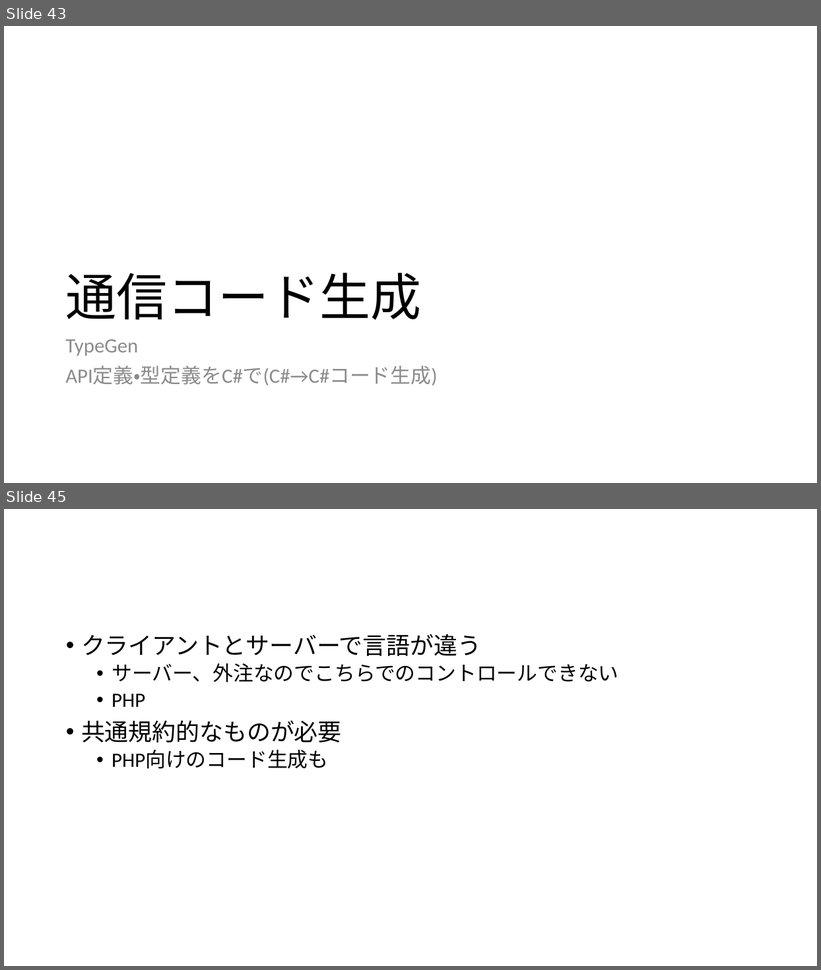
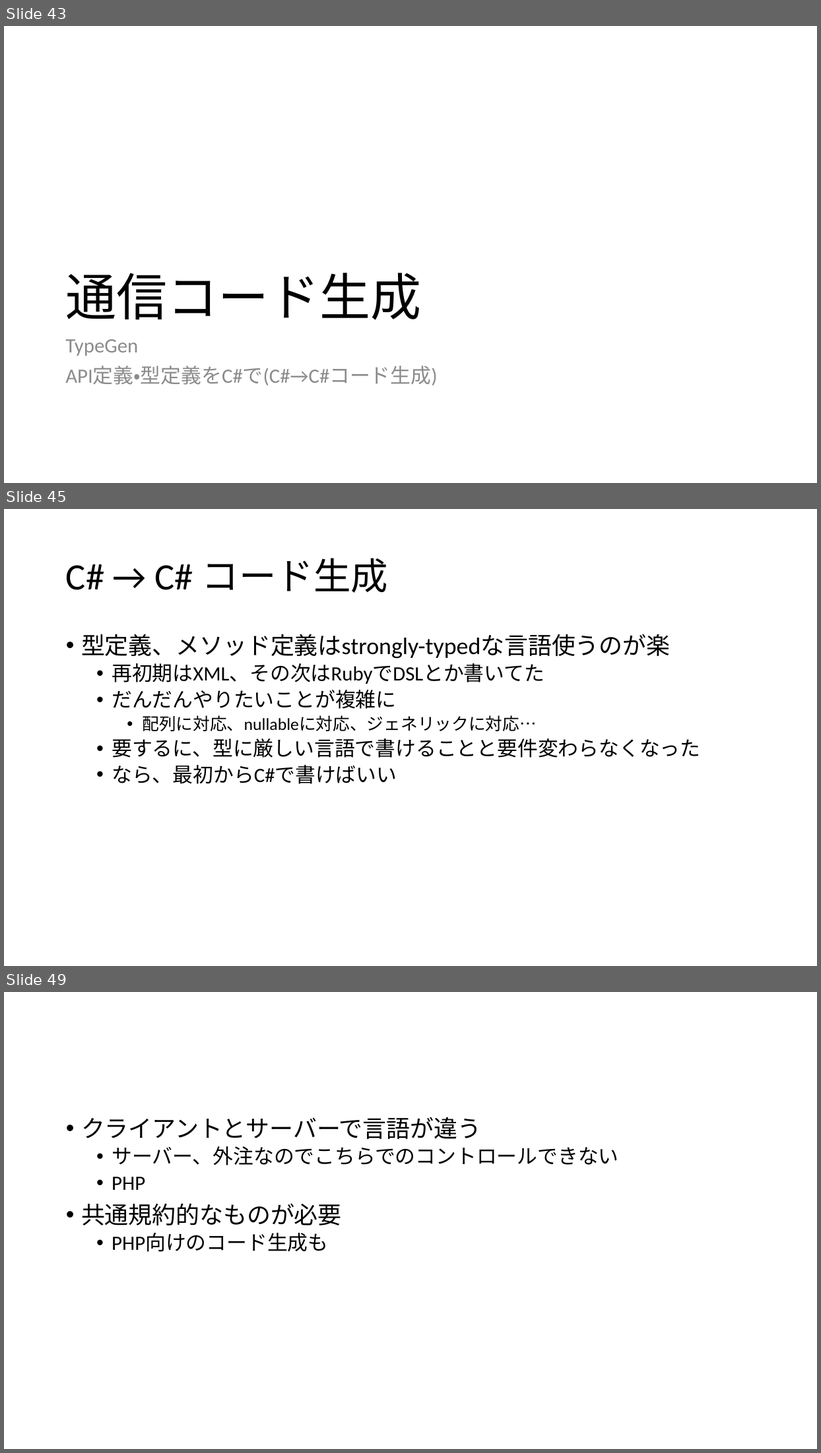
Before and after one commit to ppcuni/UnityCsharp20150321, a slide deck: doc/自社フレームワーク.pptx. Shown one above the other, each under a label of ours: slides 43 and 45 before the commit, slides 43, 45 and 49 after it; the slides between them are not shown. The pictures are 821x970 and 821x1453 pixels, drawn with LibreOffice and Linux fonts; fonts in the diff are those of the drawing. Boxes give left, top, right and bottom in pixels: in the first picture for what was removed or moved away, otherwise in the second. Text is boxed around its words. In the diff, an @@ line names an element or a change of style, - is before the commit and + after.

Commit message:
コード生成 途中

```diff
--- a/doc/自社フレームワーク.pptx
+++ b/doc/自社フレームワーク.pptx
@@ slide 45 added at <box>4,509,817,966</box>, background #FFFFFF @@
@@ title added at <box>66,558,388,593</box>, 44 pt, text #000000 @@
+C# → C# コード生成
@@ text added at <box>81,634,700,784</box>, 24 pt, text #000000 @@
+• 型定義、メソッド定義はstrongly-typedな言語使うのが楽
+  • 再初期はXML、その次はRubyでDSLとか書いてた
+  • だんだんやりたいことが複雑に
+    • 配列に対応、nullableに対応、ジェネリックに対応…
+  • 要するに、型に厳しい言語で書けることと要件変わらなくなった
+  • なら、最初からC#で書けばいい
@@ what was slide 45 is now slide 49 @@
```
Also in this commit, not shown: 1 slide changed, 5 other slides added.
